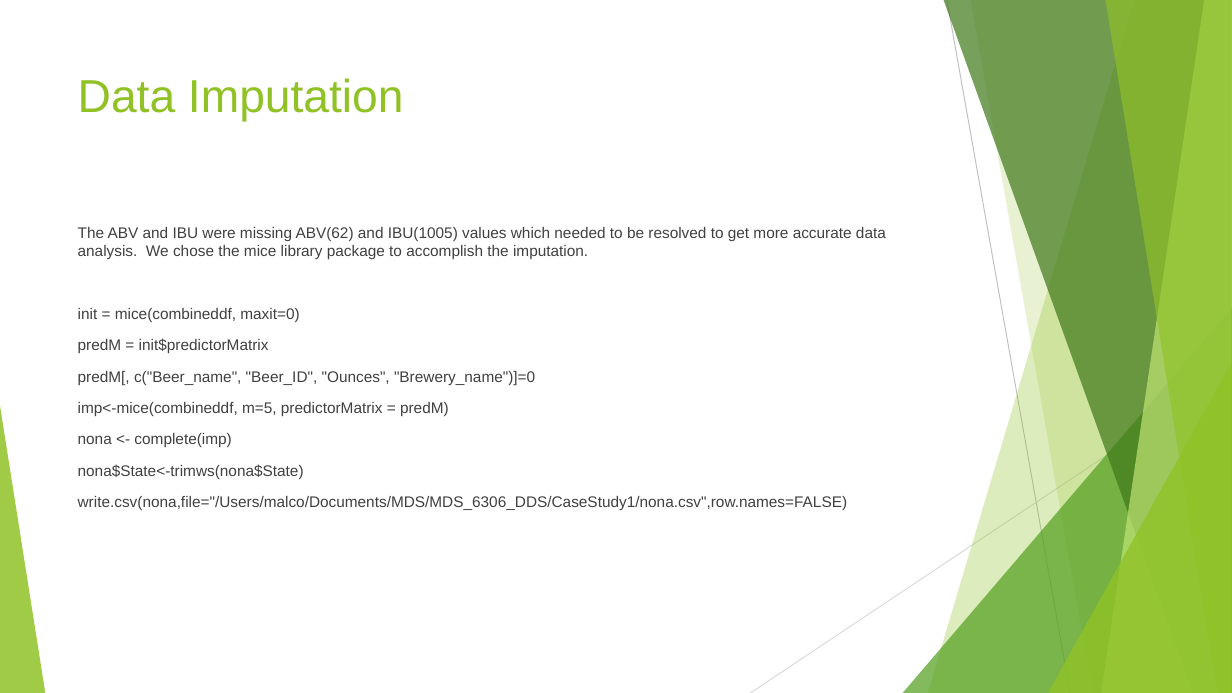
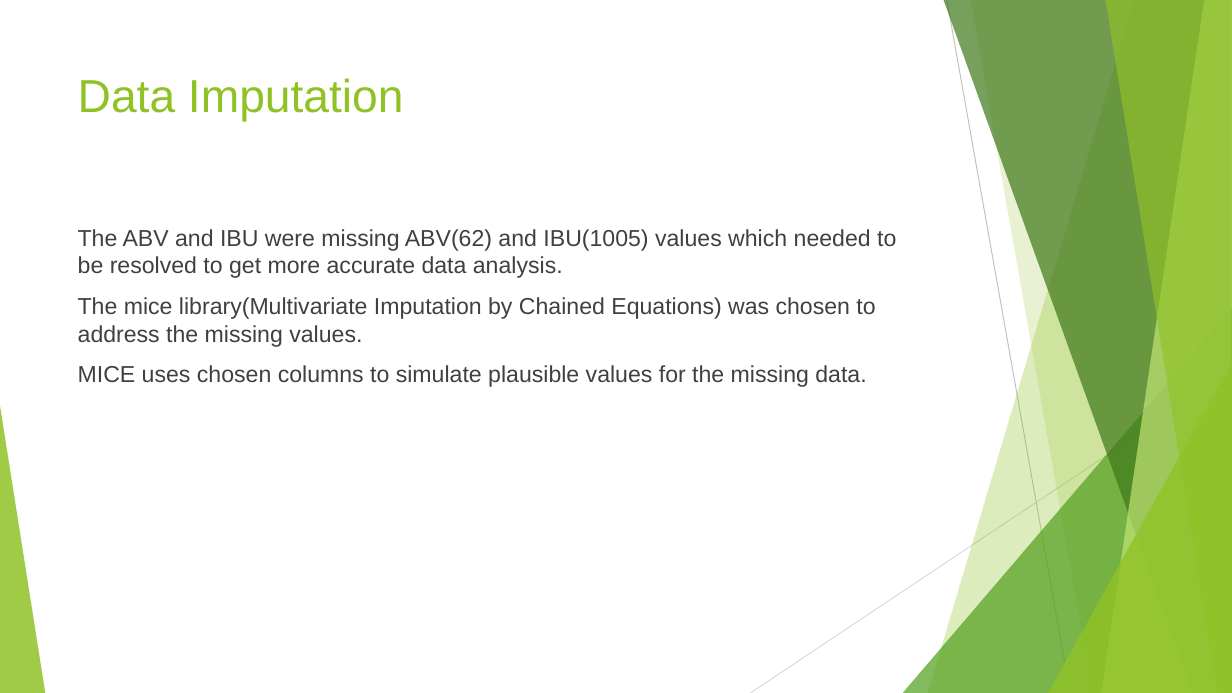
Before and after one commit to malcolmccarlson/DDS-CaseStudy1, a slide deck: slide 3 of MalcolmCarlsonBeerDataEDA.DDS6306.pptx (slide 4 before the commit). Drawn at 1232x693 pixels with LibreOffice and Linux fonts; fonts in the diff are those of the drawing. Boxes give left, top, right and bottom in pixels: in the first picture for what was removed or moved away, otherwise in the second. Text is boxed around its words. In the diff, an @@ line names an element or a change of style, - is before the commit and + after.

```diff
--- a/MalcolmCarlsonBeerDataEDA.DDS6306.pptx
+++ b/MalcolmCarlsonBeerDataEDA.DDS6306.pptx
@@ text at [78,229,896,387]: text changed; size 12 to 18 pt @@
-The ABV and IBU were missing ABV(62) and IBU(1005) values which needed to be resolved to get more accurate data analysis. We chose the mice library package to accomplish the imputation.
-init = mice(combineddf, maxit=0)
-predM = init$predictorMatrix
-predM[, c("Beer_name", "Beer_ID", "Ounces", "Brewery_name")]=0
-imp<-mice(combineddf, m=5, predictorMatrix = predM)
-nona <- complete(imp)
-nona$State<-trimws(nona$State)
-write.csv(nona,file="/Users/malco/Documents/MDS/MDS_6306_DDS/CaseStudy1/nona.csv",row.names=FALSE)
+The ABV and IBU were missing ABV(62) and IBU(1005) values which needed to be resolved to get more accurate data analysis.
+The mice library(Multivariate Imputation by Chained Equations) was chosen to address the missing values.
+MICE uses chosen columns to simulate plausible values for the missing data.
```
Also in this commit, not shown: 6 other slides changed, 2 slides added, 3 slides removed, 1 other file.
